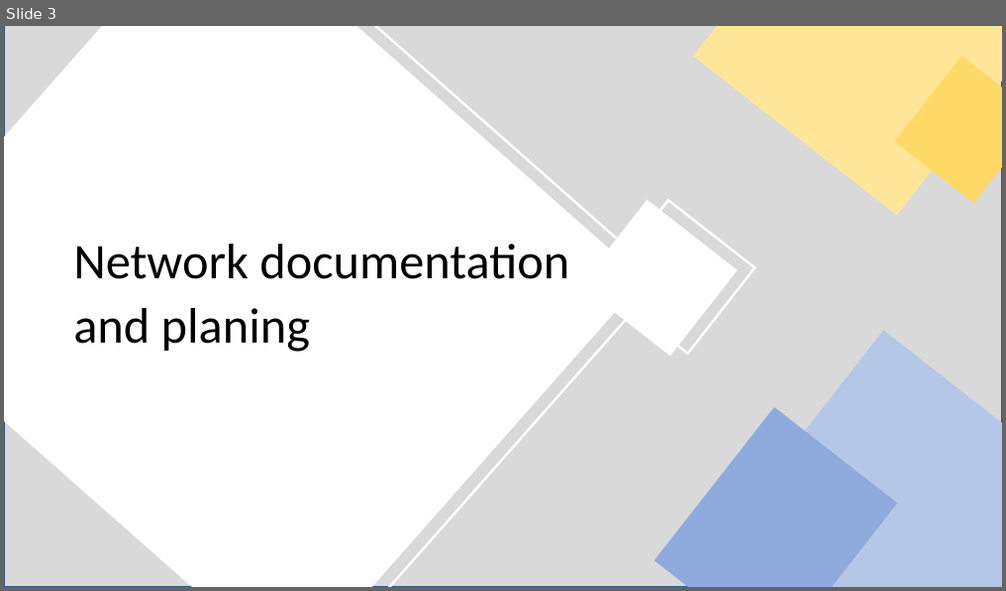
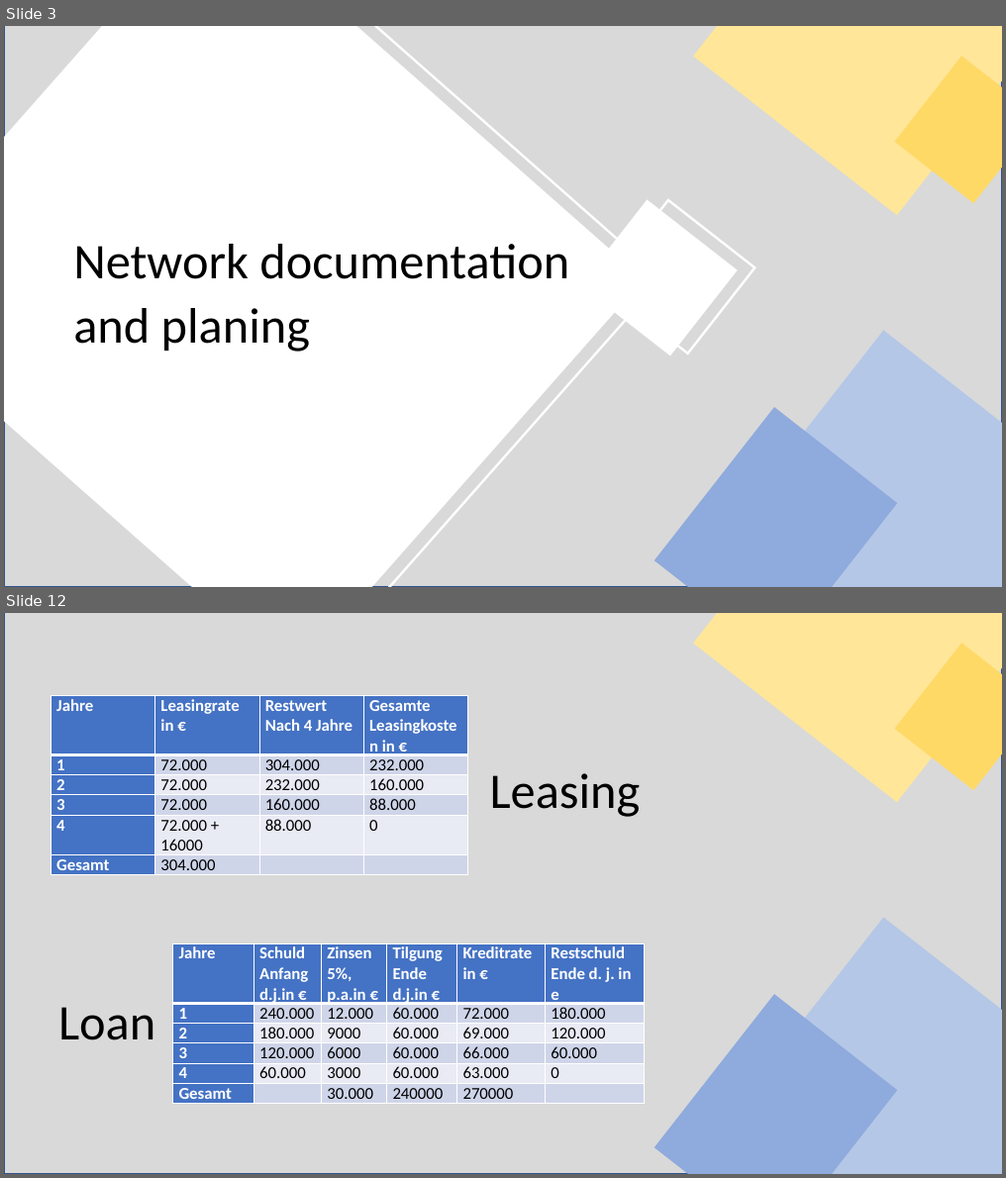
Before and after one commit to Rawezhham176/Learnfeld-3, a slide deck: IT- Clients in Netzwerk einbinden.pptx. Shown one above the other, each under a label of ours: slide 3 before the commit, slides 3 and 12 after it; the slides between them are not shown. The pictures are 1006x591 and 1006x1178 pixels, drawn with LibreOffice and Linux fonts; fonts in the diff are those of the drawing. Boxes give left, top, right and bottom in pixels: in the first picture for what was removed or moved away, otherwise in the second. Text is boxed around its words. In the diff, an @@ line names an element or a change of style, - is before the commit and + after.

```diff
--- a/IT- Clients in Netzwerk einbinden.pptx
+++ b/IT- Clients in Netzwerk einbinden.pptx
@@ slide 12 added at [4, 613, 1002, 1174], background #FFFFFF @@
@@ rectangle added at [4, 613, 1002, 1174], fill #D9D9D9, outline #325491 1 pt @@
@@ rectangle added at [694, 613, 1002, 802], fill #FFE699 @@
@@ rectangle added at [895, 644, 1002, 791], fill #FFD966 @@
@@ table added at [52, 695, 467, 1062], 6 rows, 4 columns @@
+Jahre | Leasingrate in € | Restwert / Nach 4 Jahre | Gesamte / Leasingkosten in €
+1 | 72.000 | 304.000 | 232.000
+2 | 72.000 | 232.000 | 160.000
+3 | 72.000 | 160.000 | 88.000
+4 | 72.000 + 16000 | 88.000 | 0
+Gesamt | 304.000 |  | 
@@ text added at [490, 773, 641, 817], 48 pt, text #000000 @@
+Leasing
@@ rectangle added at [730, 918, 1002, 1174], fill #B4C7E7 @@
@@ table added at [173, 944, 645, 1103], 6 rows, 6 columns @@
+Jahre | Schuld Anfang d.j.in € | Zinsen 5%, p.a.in € | Tilgung Ende d.j.in € | Kreditrate in € | Restschuld Ende d. j. in e
+1 | 240.000 | 12.000 | 60.000 | 72.000 | 180.000
+2 | 180.000 | 9000 | 60.000 | 69.000 | 120.000
+3 | 120.000 | 6000 | 60.000 | 66.000 | 60.000
+4 | 60.000 | 3000 | 60.000 | 63.000 | 0
+Gesamt |  | 30.000 | 240000 | 270000 | 
@@ rectangle added at [654, 994, 897, 1174], fill #8FAADC @@
@@ text added at [58, 1007, 155, 1041], 48 pt, text #000000 @@
+Loan
```
Also in this commit, not shown: 2 slides changed, 12 other slides added, 1 slide removed, 1 other file.
